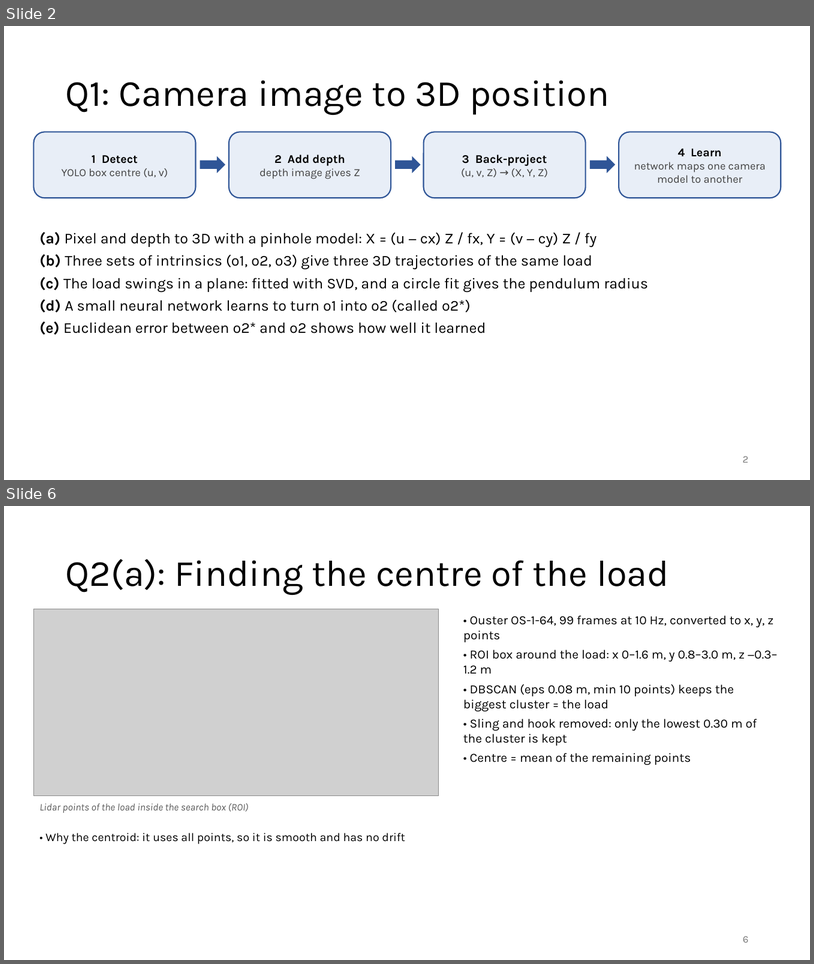
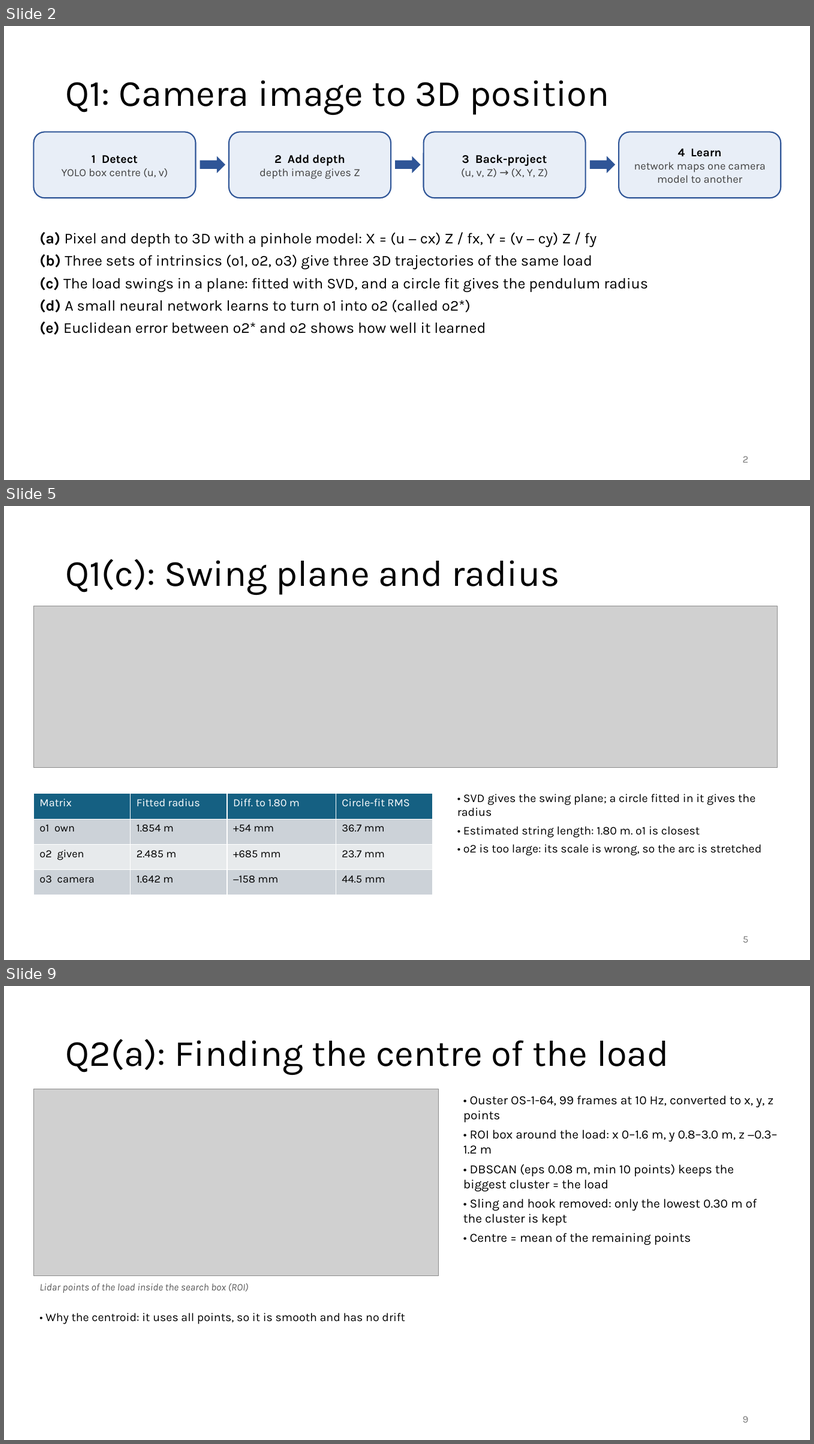
Before and after one commit to AreGundersen/MAS512, a slide deck: Assignment 2/MAS512_assignment2_gr5.pptx. Shown one above the other, each under a label of ours: slides 2 and 6 before the commit, slides 2, 5 and 9 after it; the slides between them are not shown. The pictures are 814x964 and 814x1444 pixels, drawn with LibreOffice and Linux fonts; fonts in the diff are those of the drawing; grey boxes stand for pictures. Boxes give left, top, right and bottom in pixels: in the first picture for what was removed or moved away, otherwise in the second. Text is boxed around its words. In the diff, an @@ line names an element or a change of style, - is before the commit and + after.

```diff
--- a/Assignment 2/MAS512_assignment2_gr5.pptx
+++ b/Assignment 2/MAS512_assignment2_gr5.pptx
@@ slide 5 added at <box>4,506,810,960</box>, background #FFFFFF @@
@@ title added at <box>65,559,560,595</box>, 44 pt, text #000000 @@
+Q1(c): Swing plane and radius
@@ picture added at <box>33,606,778,768</box> @@
@@ table added at <box>33,793,433,895</box>, 4 rows, 4 columns @@
+Matrix | Fitted radius | Diff. to 1.80 m | Circle-fit RMS
+o1 own | 1.854 m | +54 mm | 36.7 mm
+o2 given | 2.485 m | +685 mm | 23.7 mm
+o3 camera | 1.642 m | −158 mm | 44.5 mm
@@ text added at <box>458,793,762,855</box>, 14 pt, text #000000 @@
+• SVD gives the swing plane; a circle fitted in it gives the radius
+• Estimated string length: 1.80 m. o1 is closest
+• o2 is too large: its scale is wrong, so the arc is stretched
@@ page number added at <box>743,936,749,942</box>, 12 pt, text #797979 @@
+5
@@ what was slide 6 is now slide 9 @@
```
Also in this commit, not shown: 2 slides changed, 3 other slides added, 1 slide removed, 11 other files.
